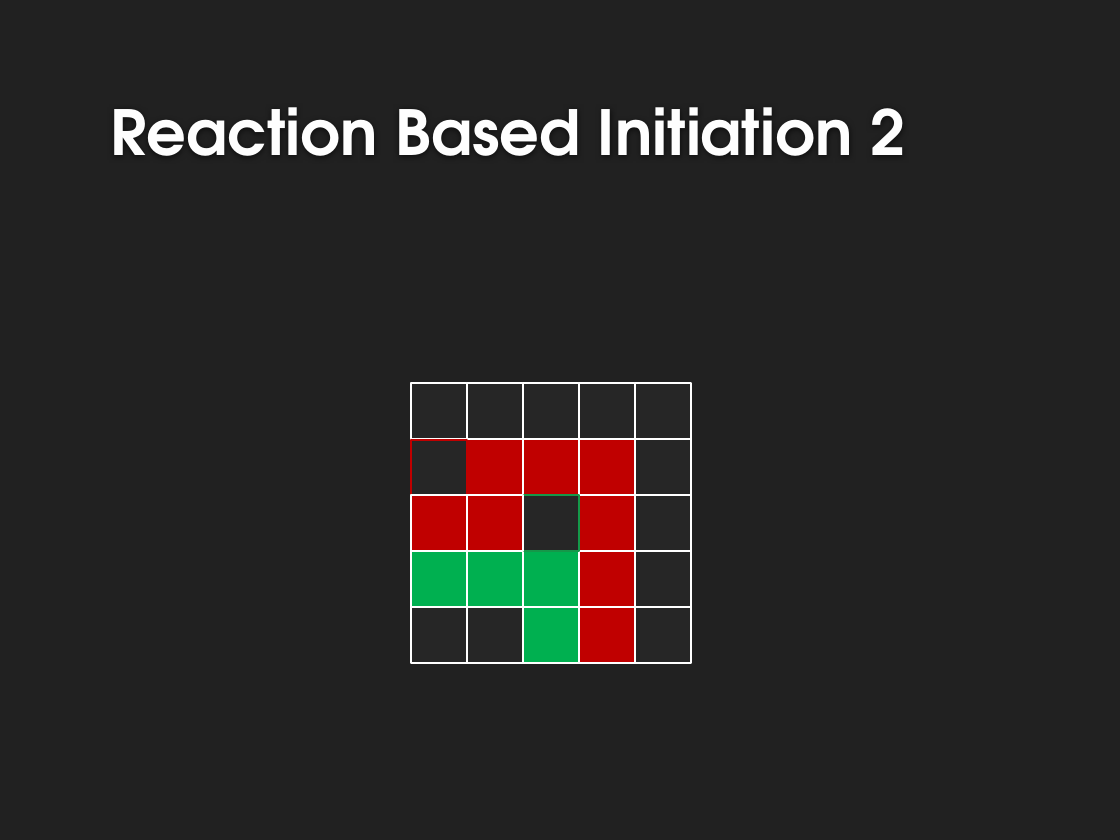
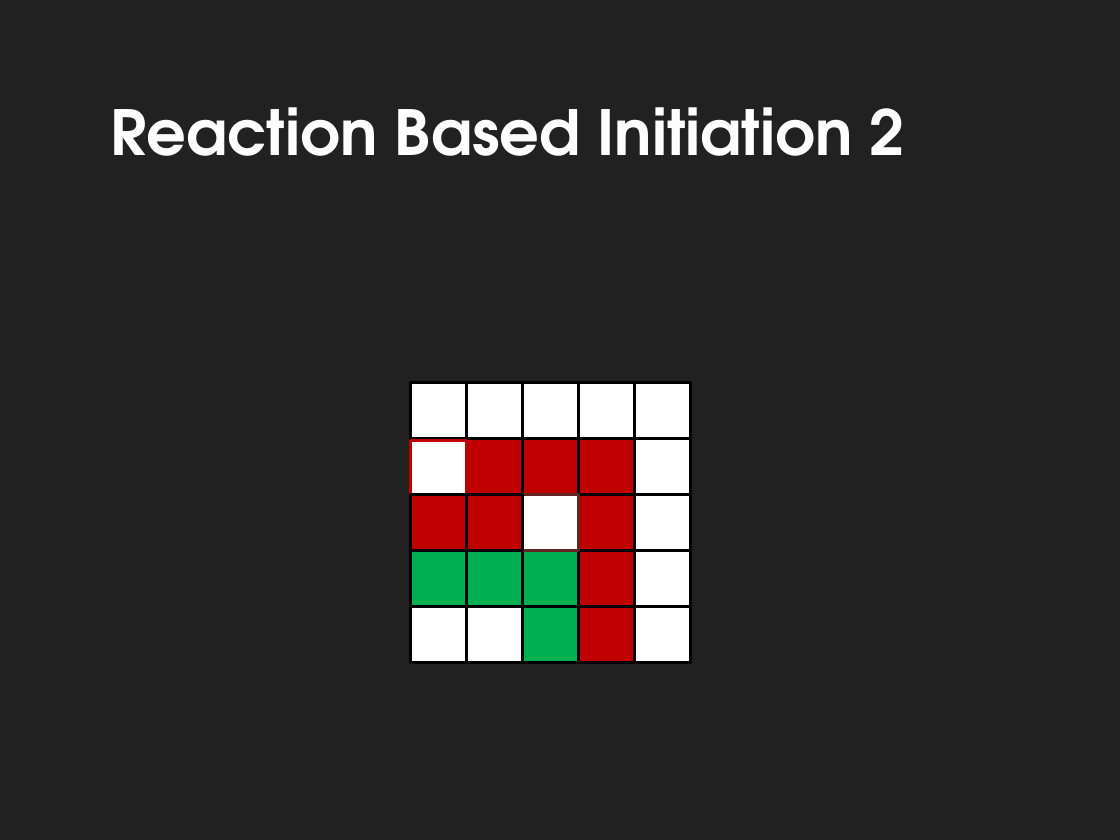
Before and after one commit to UWWAIProject/TronAI, a slide deck: slide 10 of Hammerhead Tron AI.pptx. Drawn at 1120x840 pixels with LibreOffice and Linux fonts; fonts in the diff are those of the drawing; background and template pictures are left out. Boxes give left, top, right and bottom in pixels: in the first picture for what was removed or moved away, otherwise in the second. Text is boxed around its words. In the diff, an @@ line names an element or a change of style, - is before the commit and + after.

```diff
--- a/Hammerhead Tron AI.pptx
+++ b/Hammerhead Tron AI.pptx
@@ rectangle at (411,440,467,496): fill #262626 to #FFFFFF; outline #C00000 1.25 pt to #C00000 2 pt @@
@@ outline #FFFFFF 1.25 pt to #000000 2 pt in 12 elements at (579,551,635,607), (523,607,579,663), (579,607,635,663), (579,495,635,551), (523,439,579,495), (523,551,579,607), (579,439,635,495), (467,439,523,495), (467,551,523,607), (411,551,467,607), (467,495,523,551), (411,495,467,551) @@
@@ rectangle at (523,495,579,551): fill #262626 to #FFFFFF; outline #159849 1.25 pt to #632523 2 pt @@
@@ fill #262626 to #FFFFFF; outline #FFFFFF 1.25 pt to #000000 2 pt in 12 elements at (411,383,467,439), (467,383,523,439), (523,383,579,439), (579,383,635,439), (411,439,467,495), (635,495,691,551), (635,383,691,439), (411,607,467,663), (467,607,523,663), (635,607,691,663), (635,439,691,495), (635,551,691,607) @@
```
Also in this commit, not shown: 10 other slides changed.
